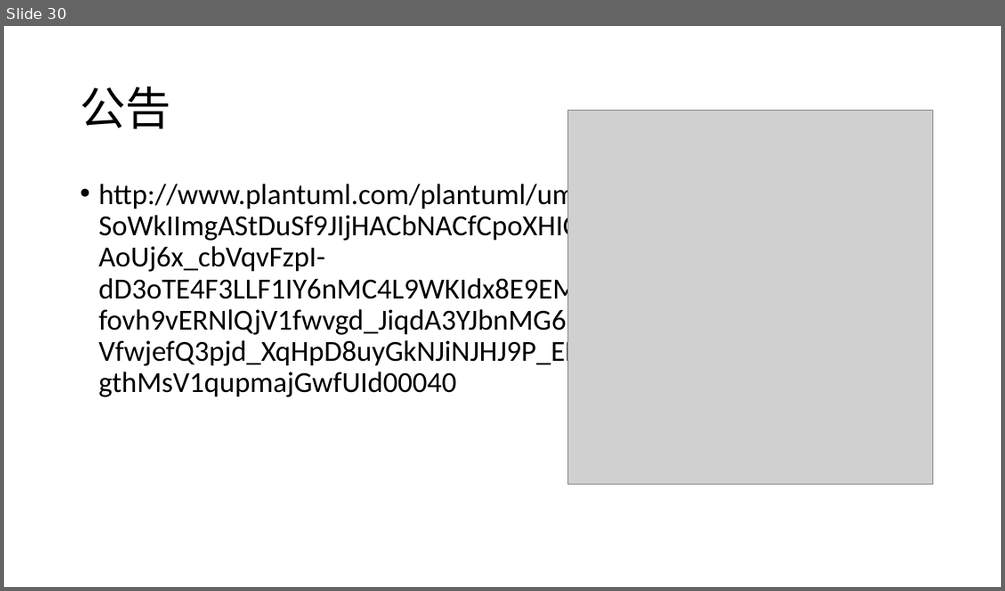
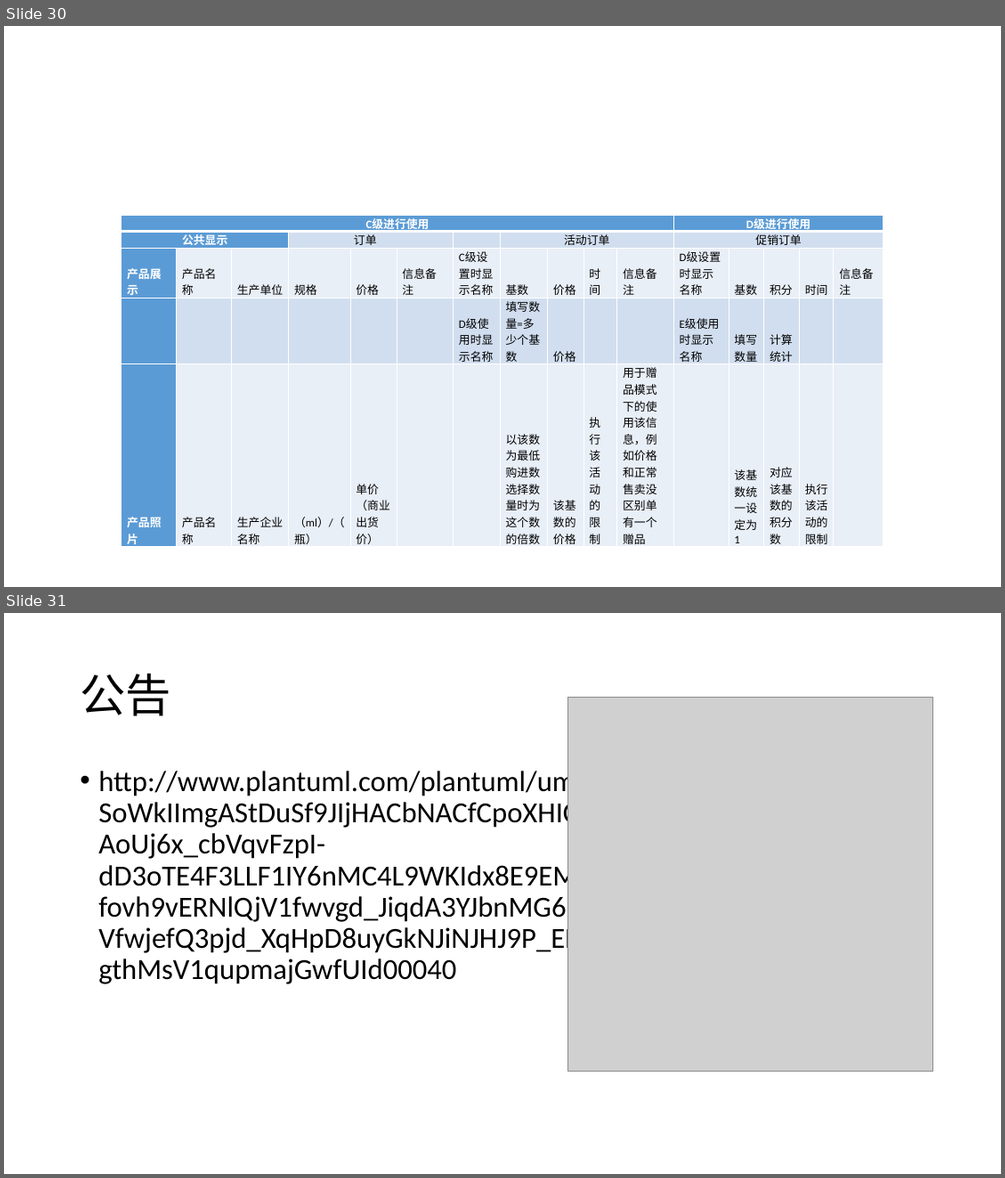
Before and after one commit to swansrp/Tanya, a slide deck: doc/prd.pptx. Shown one above the other, each under a label of ours: slide 30 before the commit, slides 30 and 31 after it. The pictures are 1005x591 and 1005x1178 pixels, drawn with LibreOffice and Linux fonts; fonts in the diff are those of the drawing; grey boxes stand for pictures. Boxes give left, top, right and bottom in pixels: in the first picture for what was removed or moved away, otherwise in the second. Text is boxed around its words. In the diff, an @@ line names an element or a change of style, - is before the commit and + after.

```diff
--- a/doc/prd.pptx
+++ b/doc/prd.pptx
@@ slide 30 added at [4, 26, 1001, 587], background #FFFFFF @@
@@ table added at [121, 216, 886, 550], 5 rows, 16 columns @@
+C级进行使用 |  |  |  |  |  |  |  |  |  |  | D级进行使用 |  |  |  | 
+公共显示 |  |  | 订单 |  |  |  | 活动订单 |  |  |  | 促销订单 |  |  |  | 
+产品展示 | 产品名称 | 生产单位 | 规格 | 价格 | 信息备注 | C级设置时显示名称 | 基数 | 价格 | 时间 | 信息备注 | D级设置时显示名称 | 基数 | 积分 | 时间 | 信息备注
+ |  |  |  |  |  | D级使用时显示名称 | 填写数量=多少个基数 | 价格 |  |  | E级使用时显示名称 | 填写数量 | 计算统计 |  | 
+产品照片 | 产品名称 | 生产企业名称 | （ml）/（瓶） | 单价（商业出货价） |  |  | 以该数为最低购进数选择数量时为这个数的倍数 | 该基数的价格 | 执行该活动的限制 | 用于赠品模式下的使用该信息，例如价格和正常售卖没区别单有一个赠品 |  | 该基数统一设定为1 | 对应该基数的积分数 | 执行该活动的限制 | 
@@ what was slide 30 is now slide 31 @@
```
